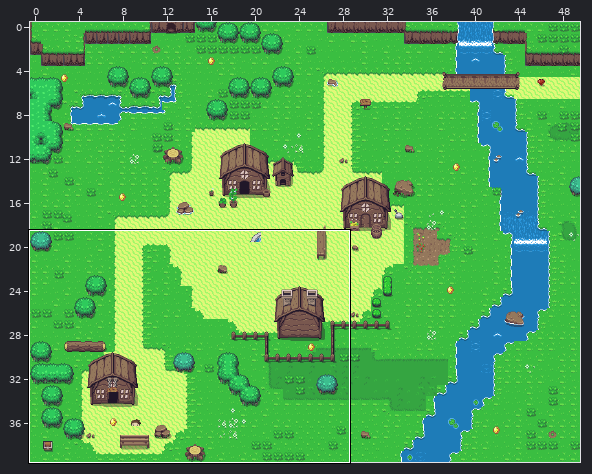
Two states of a Tiled map (JSON), assets/tilemap/level1.json. The picture above shows the old version from afar; the outline marks the close-up.
Close-up. Before the commit:
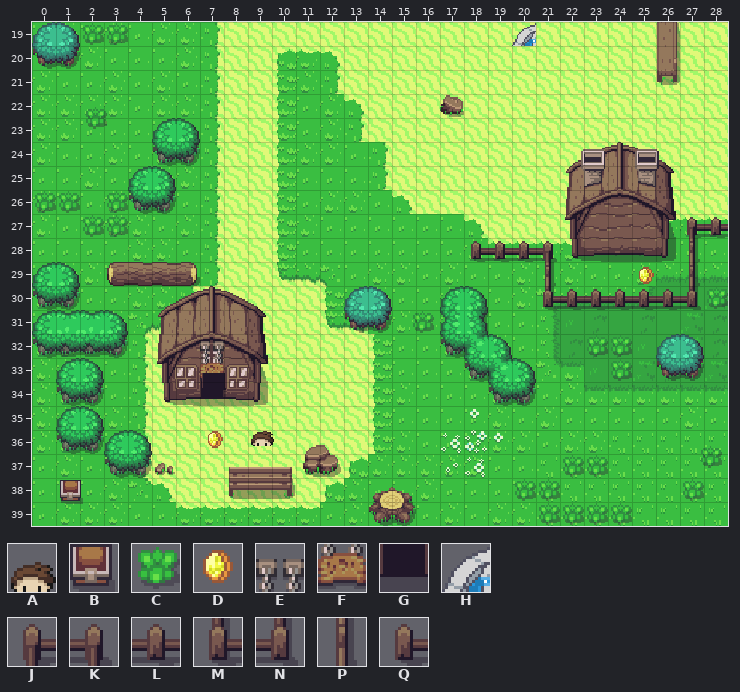
Cells are 16x16 px. Shown: x 0..28, y 19..39. The commit also changed other parts of the map, which this record leaves out.
Key: from "character": A 0; from "objects": B 0, C 2, D 135; from "overworld": E 36, F 116, G 168, H 382, J 682, K 683, L 684, M 722, N 723, P 724, Q 760.
_ is an empty cell.
Objects are placed by their top-left corner, in cells (3,4 is the top-left corner of cell 3,4); size is 1x1 cell unless given.
Layers that did not change in this view are not listed.
Layer "details2" before, first column x 0:
19 __CC_________________________
20 _____________________________
21 _____________________________
22 _____________________________
23 _____________________________
24 _____________________________
25 _____________________________
26 C__C_________________________
27 __CC_______________________JL
28 __________________QLLK_____P_
29 _____________________P_____P_
30 _____________________MLLLLLN_
31 _____________________________
32 _______E_____________________
33 _______F_____________________
34 _____________________________
35 _____________________________
36 _____________________________
37 ______________________CC_____
38 ____________________CC_____C_
39 _____________________CCCC____
Objects on layer "objects" before:
H "fountain" at 20,19
C at 2.1,22.5
C at 1,26
D "coin6" at 25.1,29.1
C at 15.8,31
G "house2door" at 7.1,33.6
A "playerStart" at 9.1,35.7
D "coin5" at 7.1,35.9
C at 27.8,36.6
B "chest1" at 1.2,38.1
And afterwards:
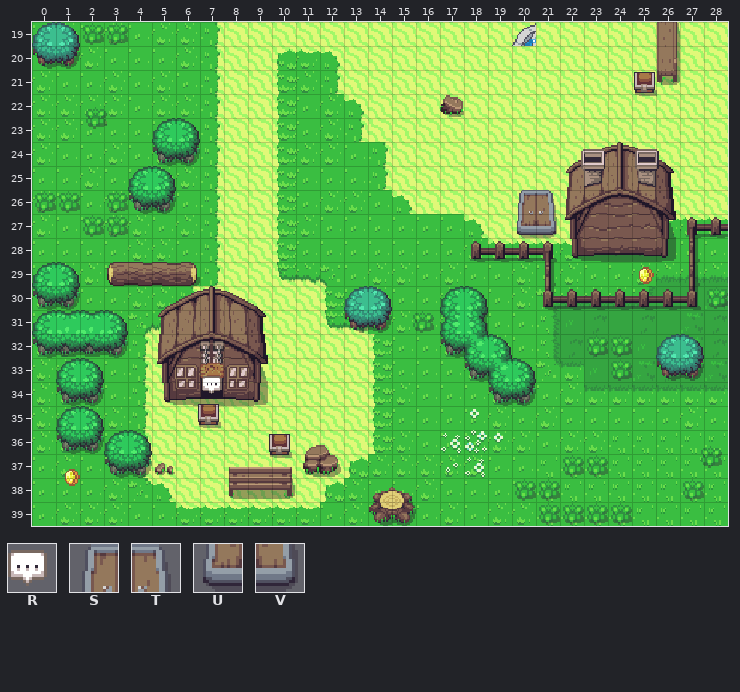
Further tiles: from "objects": R 201; from "overworld": S 231, T 232, U 271, V 272.
The edit:
Layer "details2":
The author put tile S in row 26 at x 20.
The author put tile T in row 26 at x 21.
The author put tile U in row 27 at x 20.
The author put tile V in row 27 at x 21.
Layer "objects":
Object D "coin5" at 7.1,35.9 becomes D "coin5" at 1.2,37.5.
A new object: B "grandmaSpawn" at 25.1,21.1.
A new object: R "talkingSpawn" at 7.1,33.6.
A new object: B "oldmanSpawn" at 6.9,34.9.
A new object: B "playerSpawn" at 9.9,36.2.
Object G "house2door" at 7.1,33.6 is removed.
Object A "playerStart" at 9.1,35.7 is removed.
Object B "chest1" at 1.2,38.1 is removed.
Boxes around the changes in both close-ups, in picture pixels (x1, y1, x2, y2):
added: (634, 72, 657, 96)
added: (517, 190, 557, 238)
changed: (202, 373, 226, 397)
changed: (198, 404, 223, 448)
changed: (251, 431, 292, 458)
changed: (60, 469, 83, 504)
